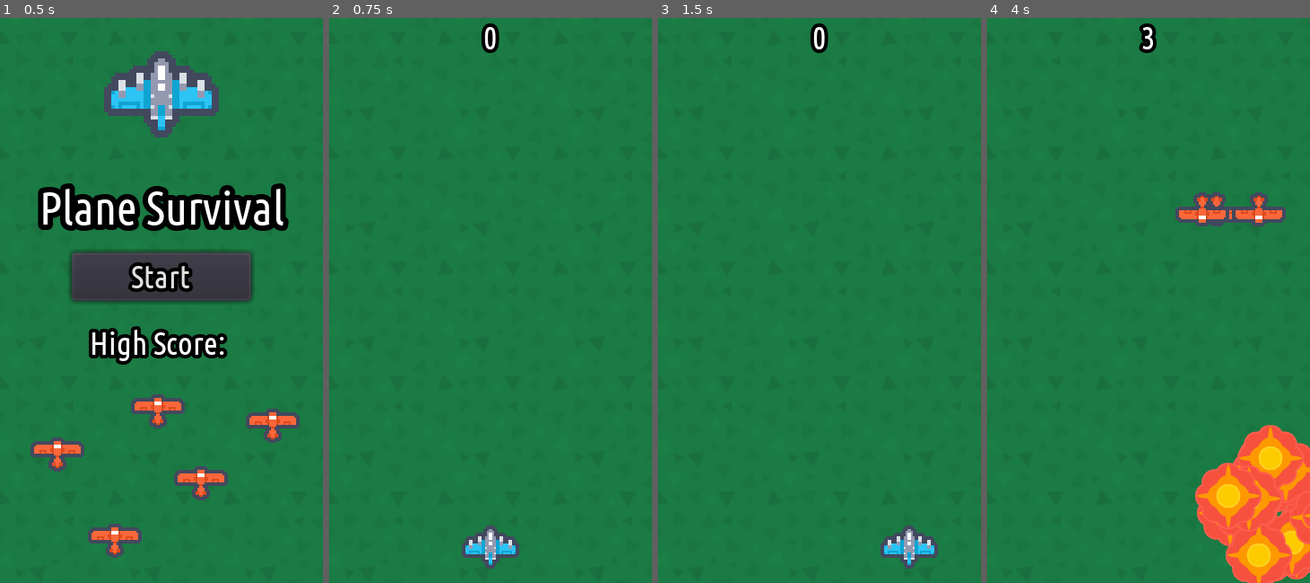
Above: before the commit, frames 1-4 (left to right).
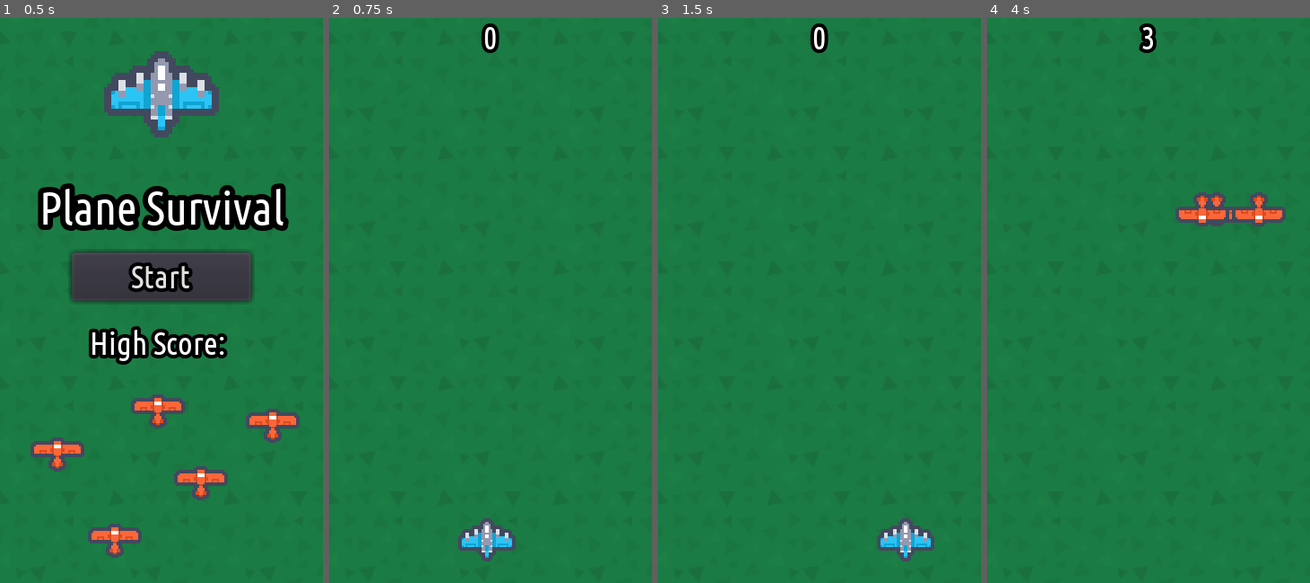
Above: after the commit, the same moments.

Repository: eggsnham07/PlaneRun
Game: Godot game, scene res://Scenes/Menu.tscn
The game is run twice, just before and just after one commit, with the same random seed, the same clock (stepped at 60 frames per second) and the same inputs. Sound files missing from this copy of the repository are replaced by a short silence.
Inputs:
- Up to frame 1 (0.5 s): no input
- Up to frame 2 (0.75 s): click "Start" at 0.5 s
- Up to frame 3 (1.5 s): tap Enter at 1.25 s; hold Right (ui_right) from 1.28 s (still down)
- Up to frame 4 (4 s): release Right (ui_right) at 2.03 s; hold Down (ui_down) 2.03-2.78 s; hold Right (ui_right) 2.78-3.53 s; hold Up (ui_up) from 3.53 s (still down)

Frame 1 is identical in both runs. In frame 2, 0.9% of the frame differs, in the area x 40-59%, y 88-98%; in frame 3, 0.9%; in frame 4, 7.5%, in the area x 64-100%, y 72-100%.

Commit message:
Major changes

Diff:
--- /dev/null
+++ b/Scenes/CanvasLayer.gd
@@ -0,0 +1,46 @@
+extends CanvasLayer
+
+func _ready():
+	$SpawnLabel.hide()
+
+func _input(event):
+	if event.is_action_pressed("ui_cancel"):
+		if get_tree().paused == false:
+			print("pausing...")
+			get_tree().paused = true
+			$SpawnLabel.text = "Paused!"
+			$SpawnLabel.show()
+		else:
+			print("Starting game again...")
+			$SpawnLabel.text = "Prepare Yourself\n5"
+			$SpawnLabel.text = "Prepare Yourself\n5"
+			$StartTimer.start()
+			$StartTimer/StartTimer4s.start()
+			$StartTimer/StartTimer3s.start()
+			$StartTimer/StartTimer2s.start()
+			$StartTimer/StartTimer1s.start()
+
+
+func _on_StartTimer_timeout():
+	get_tree().paused = false
+	$SpawnLabel.hide()
+
+
+func _on_StartTimer4s_timeout():
+	$SpawnLabel.text = "Prepare Yourself\n1"
+	$StartTimer/StartTimer4s.stop()
+
+
+func _on_StartTimer3s_timeout():
+	$SpawnLabel.text = "Prepare Yourself\n2"
+	$StartTimer/StartTimer3s.stop()
+
+
+func _on_StartTimer2s_timeout():
+	$SpawnLabel.text = "Prepare Yourself\n3"
+	$StartTimer/StartTimer2s.stop()
+
+
+func _on_StartTimer1s_timeout():
+	$SpawnLabel.text = "Prepare Yourself\n4"
+	$StartTimer/StartTimer1s.stop()
--- /dev/null
+++ b/Scenes/MobileControls.gd
@@ -0,0 +1,15 @@
+extends CanvasLayer
+
+func _ready():
+	if JavaScript.eval(
+		"function is_touch_enabled() {\n" +
+		"	return ( 'ontouchstart' in window ) ||\n" +
+		"			( navigator.maxTouchPoints > 0 ) ||\n" +
+		"			( navigator.msMaxTouchPoints > 0 );\n" +
+		"}"
+	) == true:
+		print("Mobile platform")
+	else:
+		print("Desktop platform")
+		$Left.hide()
+		$Right.hide()
--- /dev/null
+++ b/Scenes/MobileControls.tscn
@@ -0,0 +1,28 @@
+[gd_scene load_steps=4 format=2]
+
+[ext_resource path="res://Assets/LeftArrow.png" type="Texture" id=1]
+[ext_resource path="res://Assets/RightArrow.png" type="Texture" id=2]
+[ext_resource path="res://Scenes/MobileControls.gd" type="Script" id=3]
+
+[node name="MobileControls" type="CanvasLayer"]
+script = ExtResource( 3 )
+
+[node name="Left" type="TouchScreenButton" parent="."]
+modulate = Color( 1, 1, 1, 0.498039 )
+position = Vector2( 10, 275 )
+normal = ExtResource( 1 )
+passby_press = true
+action = "ui_left"
+__meta__ = {
+"_edit_lock_": true
+}
+
+[node name="Right" type="TouchScreenButton" parent="."]
+modulate = Color( 1, 1, 1, 0.498039 )
+position = Vector2( 138, 275 )
+normal = ExtResource( 2 )
+passby_press = true
+action = "ui_right"
+__meta__ = {
+"_edit_lock_": true
+}
--- a/Scenes/World.tscn
+++ b/Scenes/World.tscn
@@ -8,15 +8,16 @@
 [ext_resource path="res://Assets/explosionCrunch_000.ogg" type="AudioStream" id=6]
 [ext_resource path="res://Assets/CustomFont.tres" type="DynamicFont" id=7]
 [ext_resource path="res://Scenes/ScoreLabel.gd" type="Script" id=8]
+[ext_resource path="res://Scenes/MobileControls.tscn" type="PackedScene" id=9]
+[ext_resource path="res://Scenes/CanvasLayer.gd" type="Script" id=10]
 
 [node name="World" type="Node"]
 script = ExtResource( 3 )
 EnemyScene = ExtResource( 4 )
 
-[node name="Sprite" parent="." instance=ExtResource( 1 )]
-
 [node name="Player" parent="." instance=ExtResource( 2 )]
-position = Vector2( 90, 300 )
+position = Vector2( 88, 296 )
+z_index = 4
 
 [node name="SpawnTimer" type="Timer" parent="."]
 autostart = true
@@ -29,6 +30,22 @@
 volume_db = -10.0
 
 [node name="CanvasLayer" type="CanvasLayer" parent="."]
+pause_mode = 2
+script = ExtResource( 10 )
+
+[node name="StartTimer" type="Timer" parent="CanvasLayer"]
+wait_time = 5.0
+
+[node name="StartTimer4s" type="Timer" parent="CanvasLayer/StartTimer"]
+wait_time = 4.0
+
+[node name="StartTimer1s" type="Timer" parent="CanvasLayer/StartTimer"]
+
+[node name="StartTimer3s" type="Timer" parent="CanvasLayer/StartTimer"]
+wait_time = 3.0
+
+[node name="StartTimer2s" type="Timer" parent="CanvasLayer/StartTimer"]
+wait_time = 2.0
 
 [node name="ScoreLabel" type="Label" parent="CanvasLayer"]
 anchor_right = 1.0
@@ -42,6 +59,31 @@
 "_edit_use_anchors_": false
 }
 
+[node name="SpawnLabel" type="Label" parent="CanvasLayer"]
+margin_top = 128.0
+margin_right = 180.0
+margin_bottom = 184.0
+custom_colors/font_color = Color( 1, 0.203922, 0.203922, 1 )
+custom_fonts/font = ExtResource( 7 )
+text = "Spawning in
+5 Seconds!"
+align = 1
+valign = 1
+__meta__ = {
+"_edit_use_anchors_": false
+}
+
+[node name="MobileControls" parent="." instance=ExtResource( 9 )]
+
+[node name="Sprite" parent="." instance=ExtResource( 1 )]
+
+[node name="PauseMenu" type="CanvasLayer" parent="."]
+
 [connection signal="died" from="Player" to="." method="_on_Player_died"]
 [connection signal="timeout" from="SpawnTimer" to="." method="_on_SpawnTimer_timeout"]
 [connection signal="finished" from="ExplosionSound" to="." method="_on_ExplosionSound_finished"]
+[connection signal="timeout" from="CanvasLayer/StartTimer" to="CanvasLayer" method="_on_StartTimer_timeout"]
+[connection signal="timeout" from="CanvasLayer/StartTimer/StartTimer4s" to="CanvasLayer" method="_on_StartTimer4s_timeout"]
+[connection signal="timeout" from="CanvasLayer/StartTimer/StartTimer1s" to="CanvasLayer" method="_on_StartTimer1s_timeout"]
+[connection signal="timeout" from="CanvasLayer/StartTimer/StartTimer3s" to="CanvasLayer" method="_on_StartTimer3s_timeout"]
+[connection signal="timeout" from="CanvasLayer/StartTimer/StartTimer2s" to="CanvasLayer" method="_on_StartTimer2s_timeout"]
--- a/project.godot
+++ b/project.godot
@@ -86,6 +86,10 @@
  ]
 }
 
+[input_devices]
+
+pointing/emulate_touch_from_mouse=true
+
 [physics]
 
 common/enable_pause_aware_picking=true
Binary file changed: Assets/LeftArrow.png
Binary file changed: Assets/RightArrow.png
Not shown: 1 places in Scenes/World.tscn that only renumber resources
Not shown, changed: HTML/index.html
Not shown, changed: HTML/index.pck
